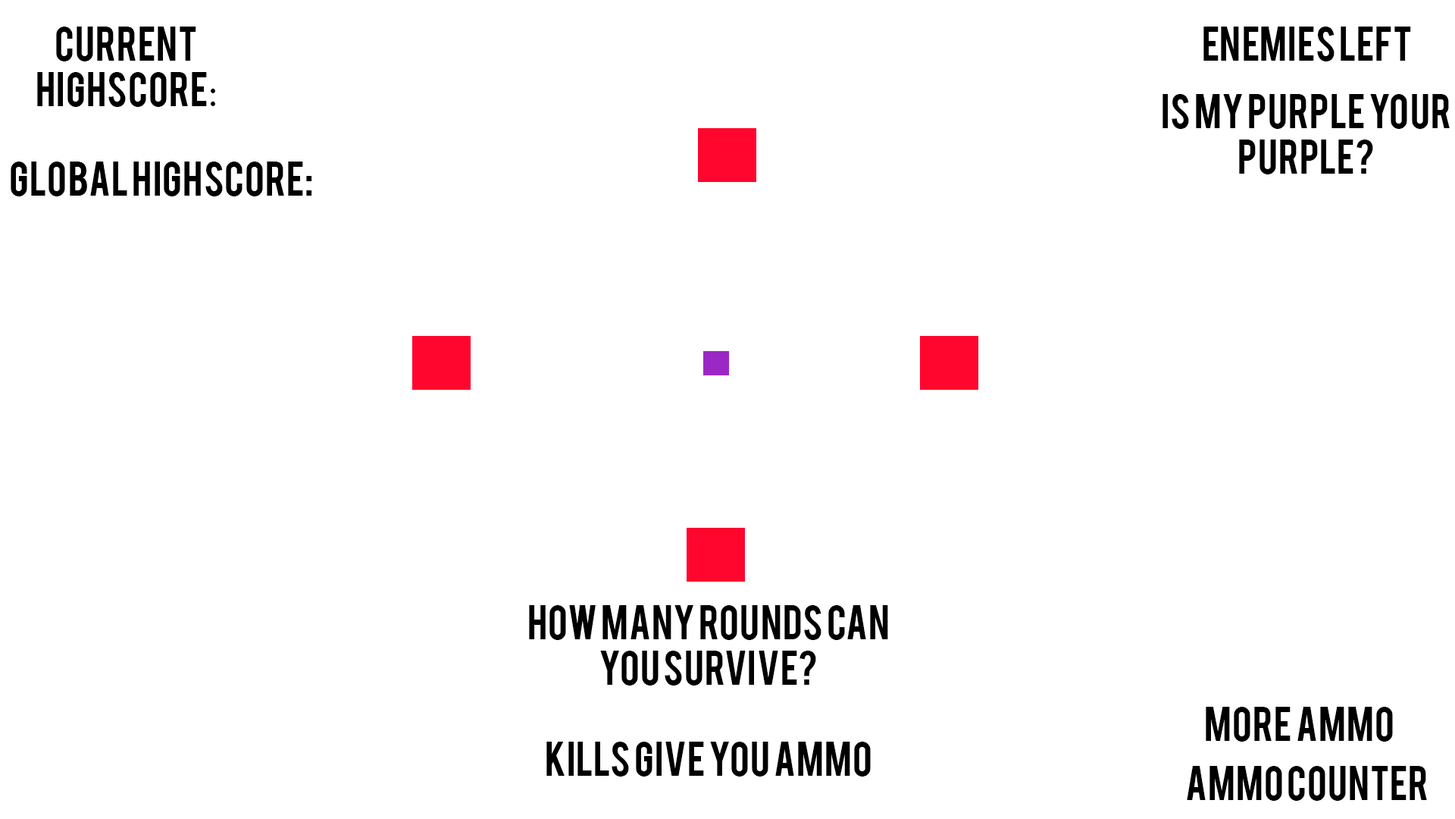
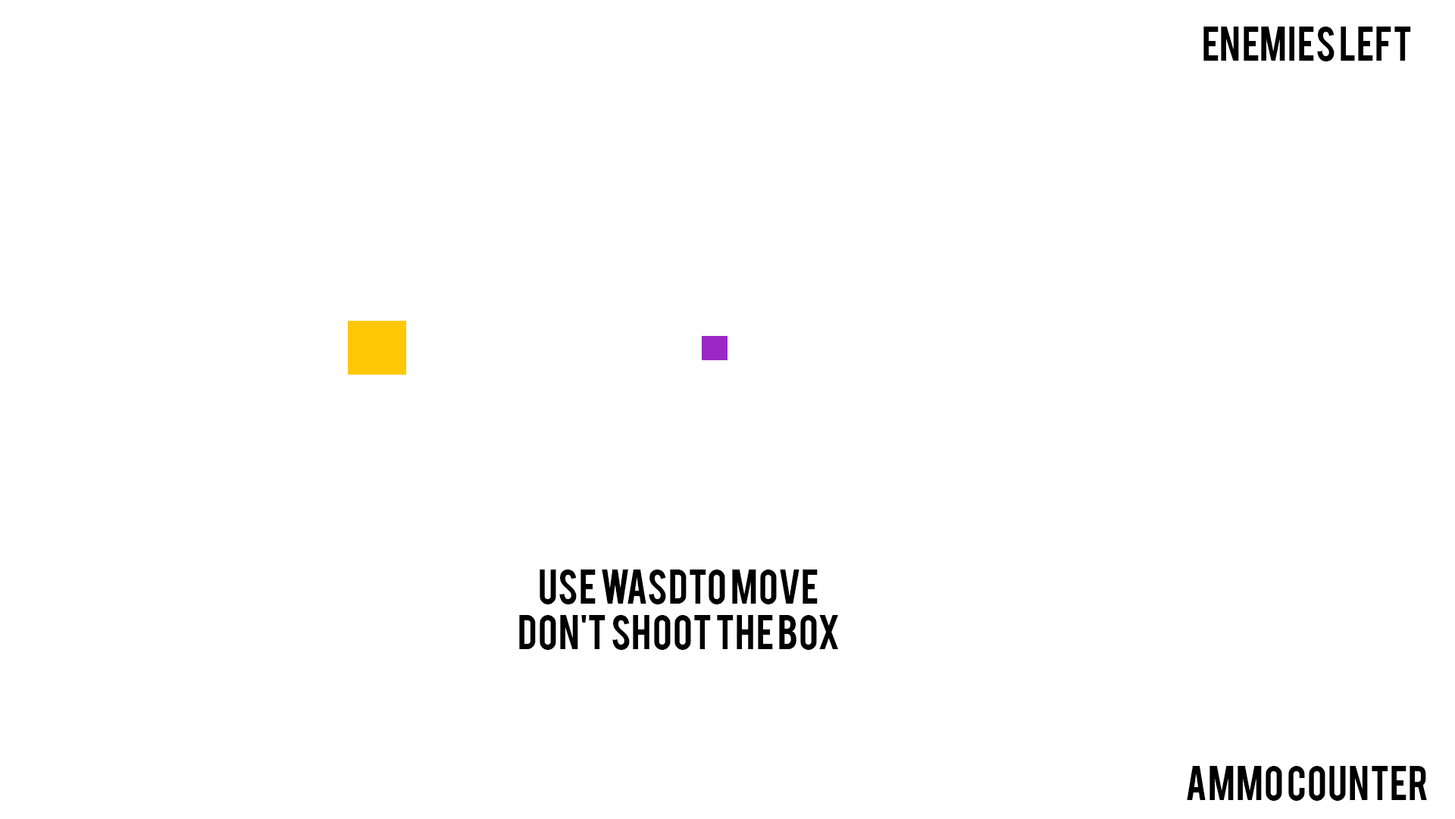
Comparing the layer stacks of the two 1455px x 819px images. Changes:
hid group "Level 10" (7 layers) over <box>10,26,1451,777</box>
showed group "Level 1" (3 layers) over <box>347,320,839,650</box>
